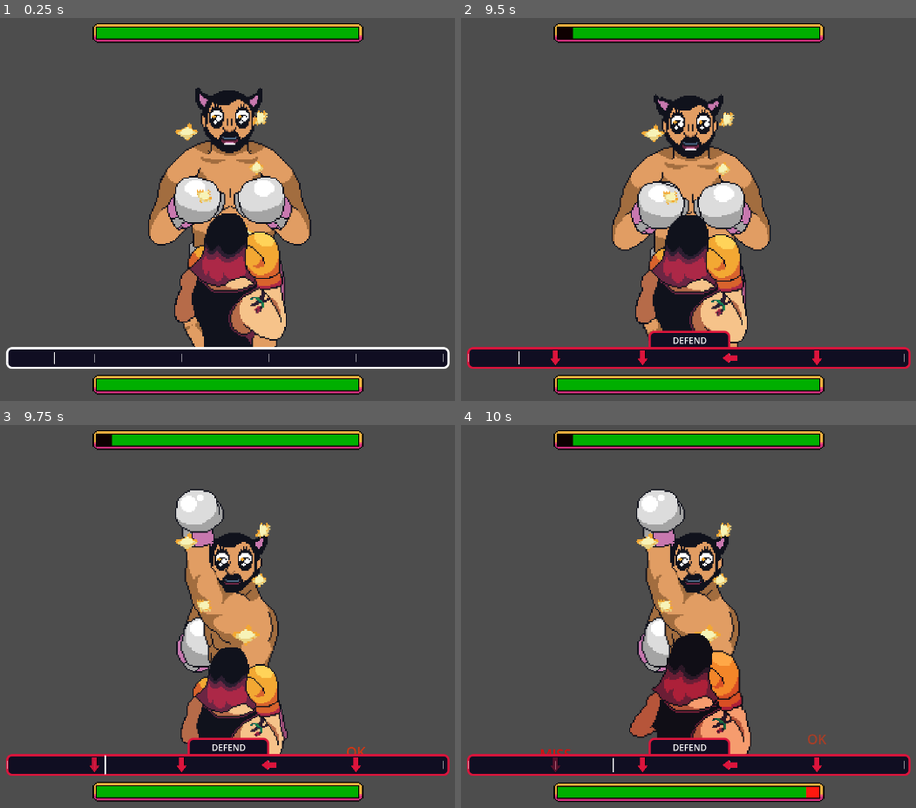
Above: before the commit, frames 1-4 (two rows, left to right).
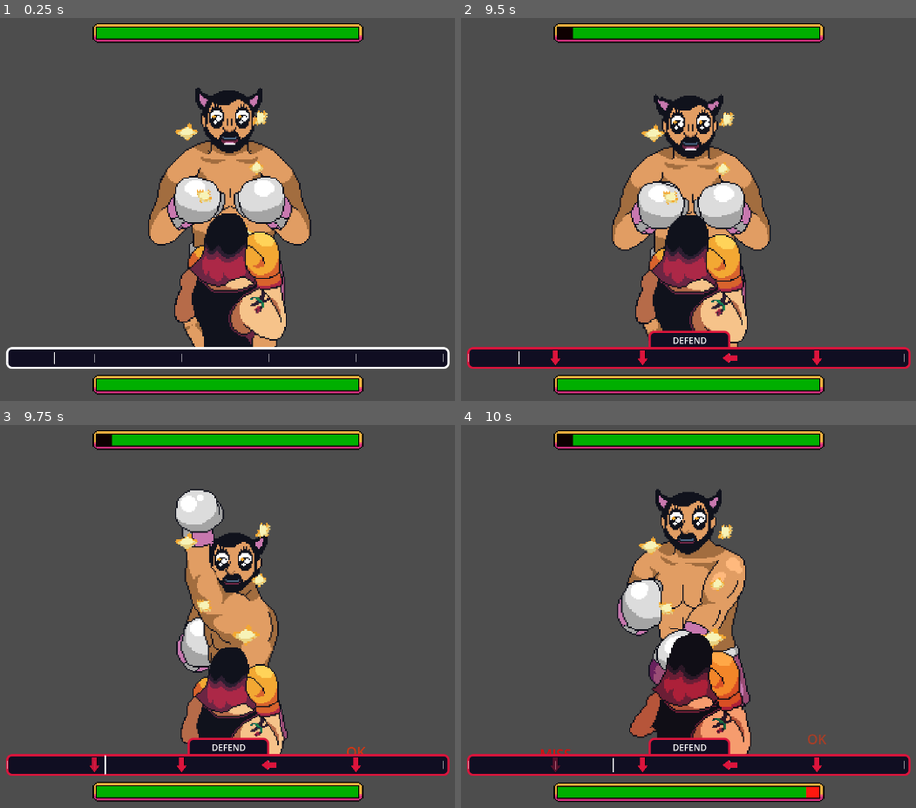
Above: after the commit, the same moments.

Repository: freesstylers/GiftJam2324
Game: Godot game, scene res://Scenes/FinalContent/C_Battle.tscn
The game is run twice, just before and just after one commit, with the same random seed, the same clock (stepped at 60 frames per second) and the same inputs. This scene is started directly instead of the project's main scene. The engine's default icon, where the game draws it, is replaced by a stand-in: a white triangle on a blue panel in a dark square.
Inputs:
- Up to frame 1 (0.25 s): no input
- Up to frame 2 (9.5 s): tap Enter (ui_accept) at 0.5, 0.77, 1.52, 3.02, 3.77, 4.52, 6.02, 6.77, 7.52, 9.02 s; hold Right (input_right) 0.53-1.28 s; hold Down (input_down) 1.28-2.03 s; hold Right (input_right) 2.03-2.78 s; hold Up (input_up) 2.78-3.53 s; hold Left (input_left) 3.53-5.03 s; hold Down (input_down) 5.03-5.78 s; hold Right (input_right) 5.78-6.53 s; hold Up (input_up) 6.53-7.28 s; hold Right (input_right) 7.28-8.03 s; hold Down (input_down) 8.03-8.78 s; hold Left (input_left) from 8.78 s (still down)
- Up to frame 3 (9.75 s): release Left (input_left) at 9.53 s; hold Up (input_up) from 9.53 s (still down)
- Up to frame 4 (10 s): keep holding Up (input_up); tap Enter (ui_accept) at 9.77 s

Frames 1-3 are identical in both runs. In frame 4, 7.7% of the frame differs, in the area x 34-64%, y 16-75%.

Commit message:
Corregida animacion por defecto del profe ahora es aleatoria

Diff:
--- a/Scripts/Testing/NoteHitter.gd
+++ b/Scripts/Testing/NoteHitter.gd
@@ -66,6 +66,6 @@
 	if playerCanHitNotes and note.is_in_group("note"):
 		if NoteInsideHitter and not NoteInsideHitter.GetNoteWasHit():
 			var result : GiftJamGlobals.NoteHitStatus = NoteInsideHitter.NoteHit(GiftJamGlobals.NoteType.UP,GiftJamGlobals.NoteHitStatus.MISS) #Dir does not matter, its a miss
-			GiftJamGlobals.Note_Hit_Result.emit(result,GiftJamGlobals.NoteType.UP)
+			GiftJamGlobals.Note_Hit_Result.emit(result,1 + (randi()%4))
 		NoteInsideHitter = null
 		OK = false
